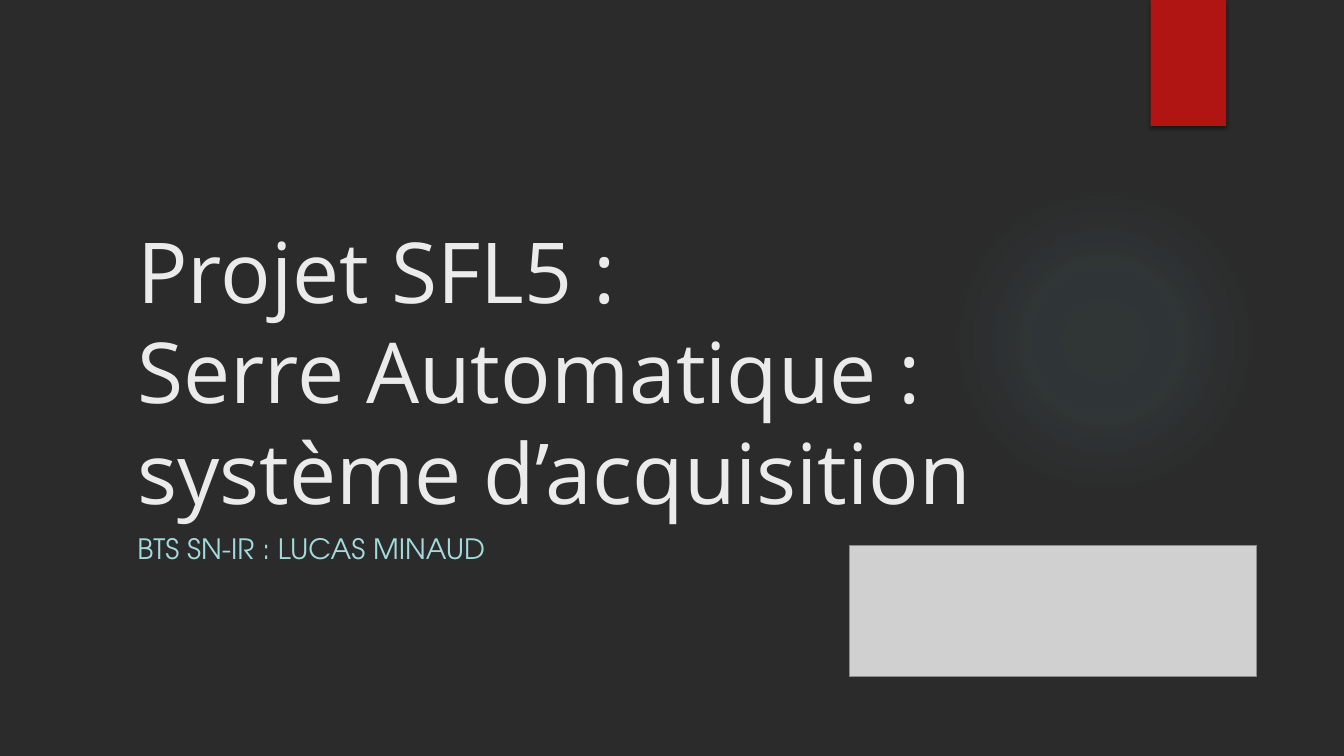
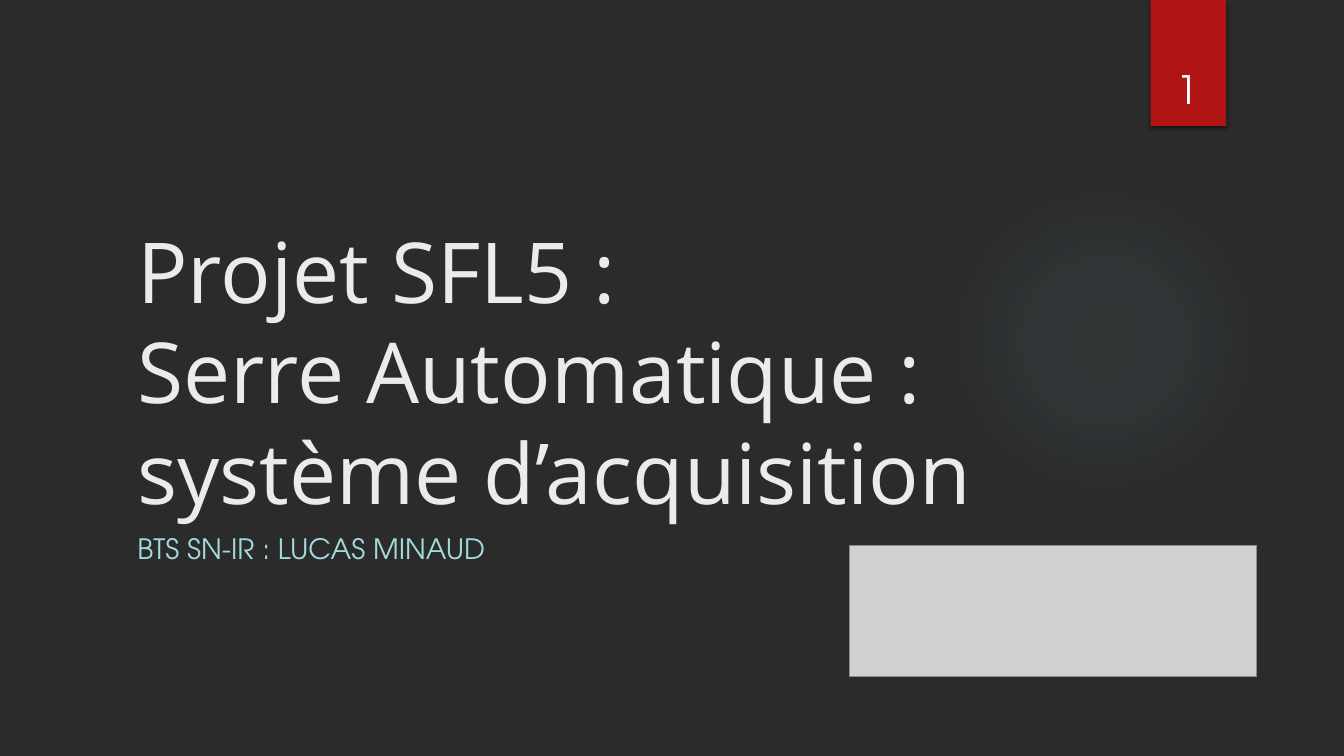
Before and after one commit to lucasminaud/projet_sfl5_serre_automatique, a slide deck: slide 1 of Partie personnelle Lucas MINAUD/Projet SFL5 revue 2.pptx. Drawn at 1344x756 pixels with LibreOffice and Linux fonts; fonts in the diff are those of the drawing; grey boxes stand for pictures; background and template pictures are left out; a plain dark background stands for a picture behind light text. Boxes give left, top, right and bottom in pixels: in the first picture for what was removed or moved away, otherwise in the second. Text is boxed around its words. In the diff, an @@ line names an element or a change of style, - is before the commit and + after.

```diff
--- a/Partie personnelle Lucas MINAUD/Projet SFL5 revue 2.pptx
+++ b/Partie personnelle Lucas MINAUD/Projet SFL5 revue 2.pptx
@@ page number added at (1177, 75, 1199, 104), 28 pt, text #FFFFFF @@
+1
```
Also in this commit, not shown: 3 other slides changed, 11 slides added, 1 slide removed, 2 other files.
